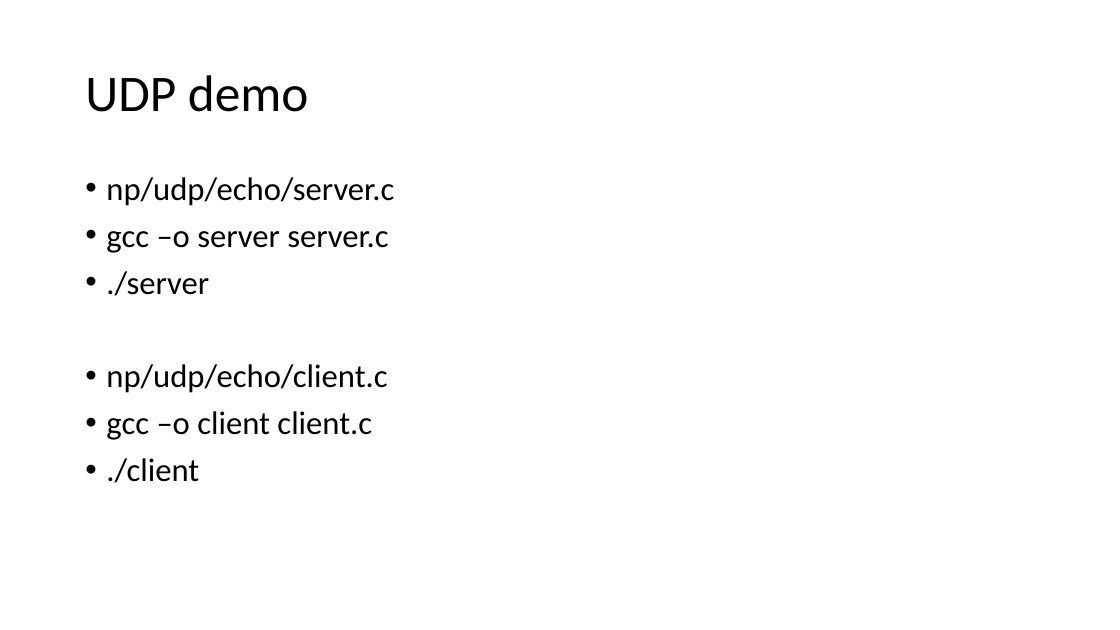
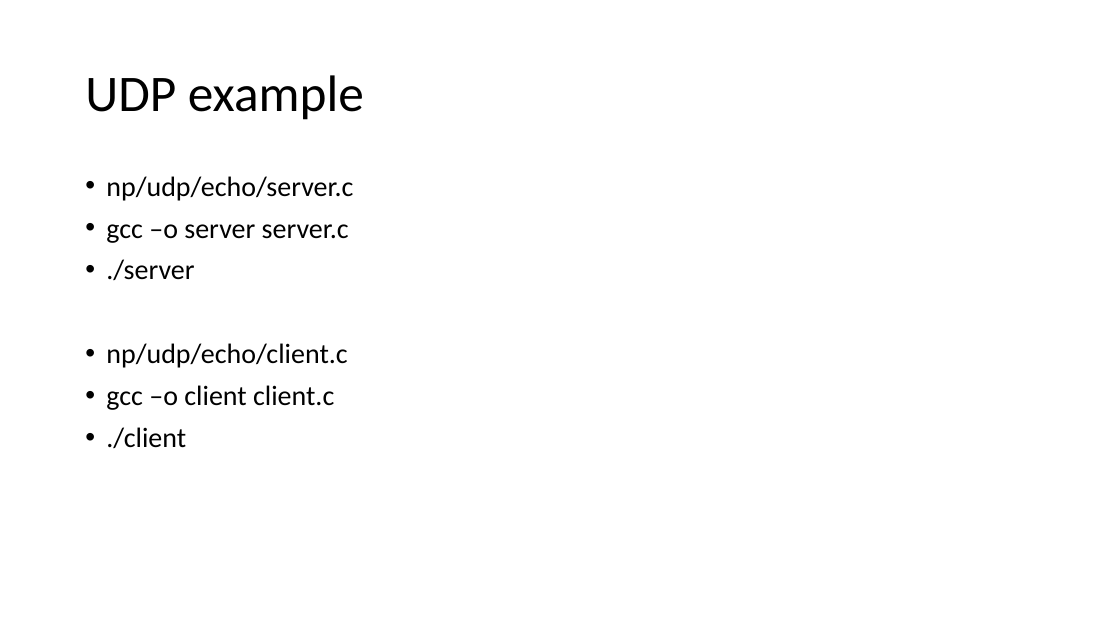
Before and after one commit to hfchen2132131/Network_lab, a slide deck: slide 17 of lab1/Lab 1 Introduction.pptx (slide 13 before the commit). Drawn at 1120x630 pixels with LibreOffice and Linux fonts; fonts in the diff are those of the drawing. Boxes give left, top, right and bottom in pixels: in the first picture for what was removed or moved away, otherwise in the second. Text is boxed around its words. In the diff, an @@ line names an element or a change of style, - is before the commit and + after.

```diff
--- a/lab1/Lab 1 Introduction.pptx
+++ b/lab1/Lab 1 Introduction.pptx
@@ title at [85,75,364,120]: text changed @@
-UDP demo
+UDP example
@@ text "np/udp/echo/server.c" at [106,176,353,449]: size 28 to 24 pt @@
```
Also in this commit, not shown: 7 other slides changed, 7 slides added, 2 slides removed, 17 other files.
